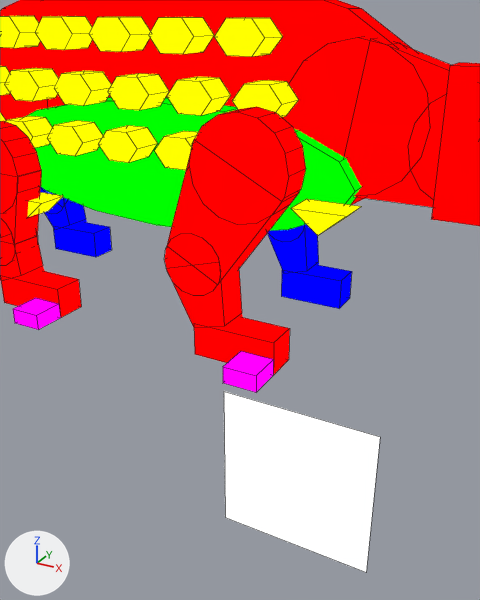
The Blender file assets-source/blender/motion/ankylosaurus-sneeze.blend as it was, and as the next commit left it.
Both versions are drawn from a 50 mm lens placed at (79.84, -35.52, 18.31), pointed at (76.45, -29.34, 15.22). The lights are fixed; the arrows at lower left show +X, +Y and +Z. The picture after the commit comes second. Mesh edges are drawn as thin lines on the coarser meshes.

The first picture shows 'DinoTycoon_Motion_ankylosaurus_sneeze_belly', 'DinoTycoon_Motion_ankylosaurus_sneeze_eye', 'DinoTycoon_Motion_ankylosaurus_sneeze_head', 'DinoTycoon_Motion_ankylosaurus_sneeze_near_back_joint_0', 'DinoTycoon_Motion_ankylosaurus_sneeze_near_front_0', 'DinoTycoon_Motion_ankylosaurus_sneeze_near_front_1', 'DinoTycoon_Motion_ankylosaurus_sneeze_near_front_foot', 'DinoTycoon_Motion_ankylosaurus_sneeze_near_front_joint_0', 'DinoTycoon_Motion_ankylosaurus_sneeze_neck_0', 'DinoTycoon_Motion_ankylosaurus_sneeze_neck_joint_0', 'DinoTycoon_Motion_ankylosaurus_sneeze_scute_0_4', 'DinoTycoon_Motion_ankylosaurus_sneeze_trunk' and 36 more.
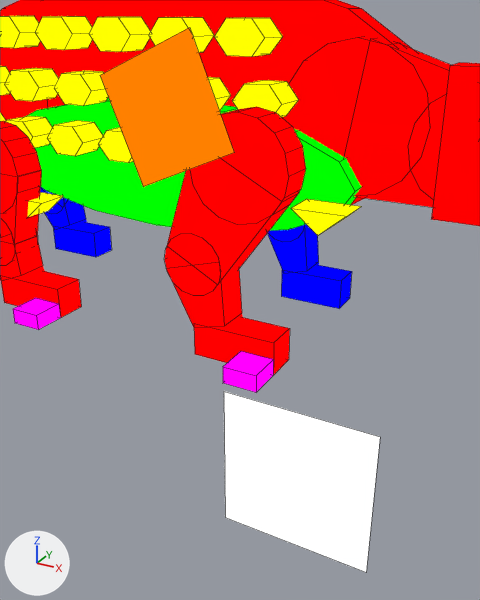
The newer file adds a shape key; the second version is drawn at full value of the shape key 'sneeze_03' of 'DinoTycoon_Motion_ankylosaurus_sneeze_eye_white', and the change is written as the vertex moves it makes.

Pixel boxes [x1, y1, x2, y2] of what changed, in the pictures (480 x 600 px):
'DinoTycoon_Motion_ankylosaurus_sneeze_eye_white', added (orange): after [100, 27, 234, 187]
'DinoTycoon_Motion_ankylosaurus_sneeze_scute_1_4', unchanged, covered by the edit: before [167, 77, 231, 116]; after [207, 77, 231, 111]
'DinoTycoon_Motion_ankylosaurus_sneeze_scute_1_3', unchanged, covered by the edit: before [108, 73, 169, 110]

The change, as a list of edits to the scene's bpy script:
```text
Add mat_dinotycoon_role_y:
    mat_dinotycoon_role_y = emission_material('DinoTycoon_Role_Y')
    mat_dinotycoon_role_y.base_color = (1.0, 0.216, 0.0)  # orange #ff8000
Add me_dinotycoon_motion_ankylosaurus_sneeze_sample_eye_white:
    me_dinotycoon_motion_ankylosaurus_sneeze_sample_eye_white.from_pydata([(74.35, -29.0, 17.58), (75.64, -29.0, 18.12), (76.18, -29.0, 16.83), (74.89, -29.0, 16.29), (74.35, -29.0, 17.58), (75.64, -29.0, 18.12), (76.18, -29.0, 16.83), (74.89, -29.0, 16.29)], [], [(3, 2, 1, 0), (4, 5, 6, 7), (0, 1, 5, 4), (1, 2, 6, 5), (2, 3, 7, 6), (3, 0, 4, 7)])
    me_dinotycoon_motion_ankylosaurus_sneeze_sample_eye_white.materials.append(mat_dinotycoon_role_y)  # orange #ff8000
Add ob_dinotycoon_motion_ankylosaurus_sneeze_eye_white:
    ob_dinotycoon_motion_ankylosaurus_sneeze_eye_white = bpy.data.objects.new('DinoTycoon_Motion_ankylosaurus_sneeze_eye_white', me_dinotycoon_motion_ankylosaurus_sneeze_sample_eye_white)
    ob_dinotycoon_motion_ankylosaurus_sneeze_eye_white.location = (0.0, 0.0, 0.0)
```
